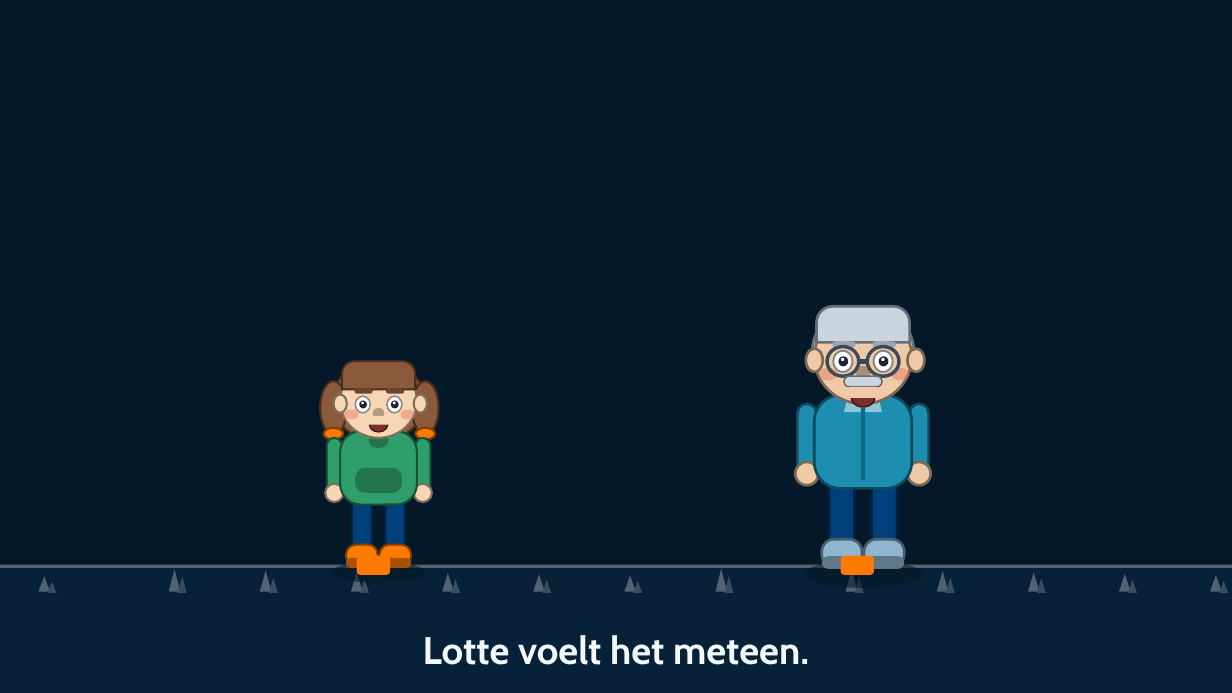
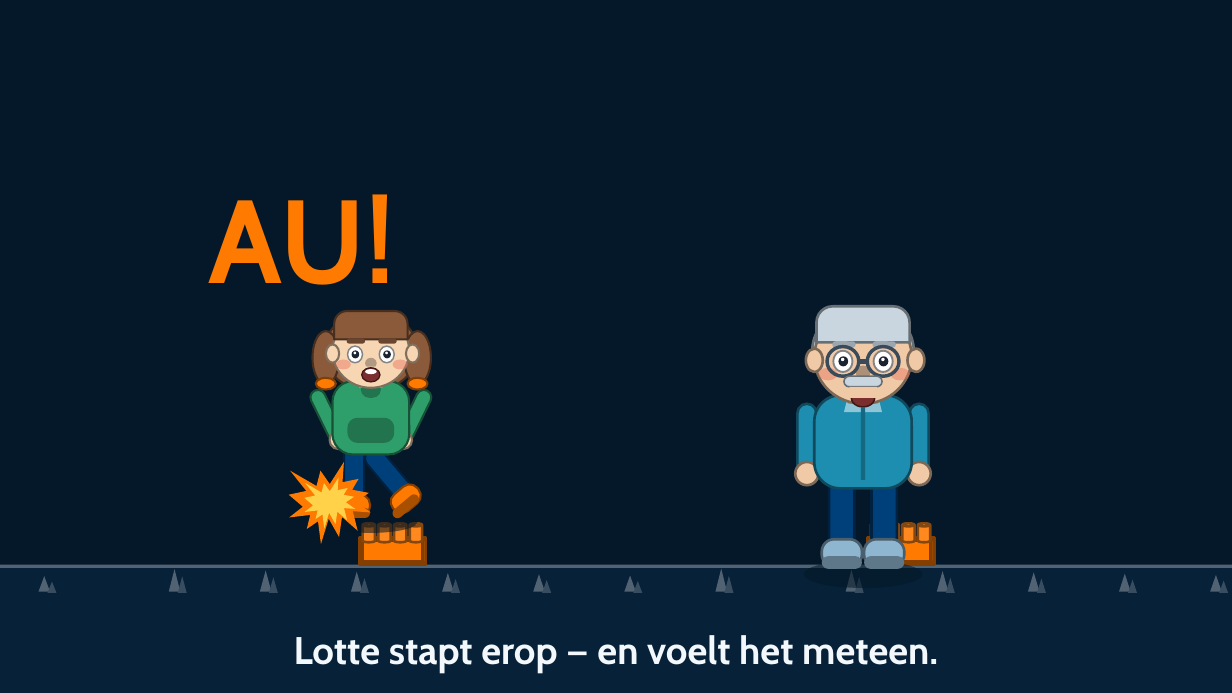
Before and after one commit to Dellfs/paradise-project, a slide deck: slide 4 of PARADISE_presentatie/PARADISE_animatie.pptx (slide 3 before the commit). Drawn at 1232x693 pixels with LibreOffice and Linux fonts; fonts in the diff are those of the drawing. Boxes give left, top, right and bottom in pixels: in the first picture for what was removed or moved away, otherwise in the second. Text is boxed around its words. In the diff, an @@ line names an element or a change of style, - is before the commit and + after.

```diff
--- a/PARADISE_presentatie/PARADISE_animatie.pptx
+++ b/PARADISE_presentatie/PARADISE_animatie.pptx
@@ text added at [209,194,395,285], 92 pt, text #FF7A00, bold @@
+AU!
@@ 11 ellipses, 5 rounded rectangles: place and size @@
-11 ellipses, 5 rounded rectangles at [321,361,439,582]
+11 ellipses, 5 rounded rectangles at [312,311,431,532]
@@ rounded rectangle at [307,388,345,444]: rotation 0 to 334 degrees @@
@@ rectangle: place and size @@
-rectangle at [368,416,389,424]
+rectangle at [360,366,382,366]
@@ 9 ellipses, 3 rounded rectangles, 1 rectangle, 1 round same rect: place and size @@
-9 ellipses, 3 rounded rectangles, 1 rectangle, 1 round same rect at [323,361,435,505]
+9 ellipses, 3 rounded rectangles, 1 rectangle, 1 round same rect at [316,311,428,454]
@@ rounded rectangle at [396,388,434,444]: rotation 0 to 26 degrees @@
@@ ellipse: place and size @@
-ellipse at [325,484,344,503]
+ellipse at [330,431,348,449]
@@ ellipse: place and size @@
-ellipse at [414,484,433,503]
+ellipse at [394,431,412,449]
@@ irregular seal added at [288,462,371,544], fill #FF7A00 @@
@@ irregular seal added at [304,478,355,529], fill #FFD24A @@
@@ rotation 0 to 320 degrees in 3 elements at [362,445,414,501], [387,480,425,517], [390,493,421,521] @@
@@ bevel added at [360,538,426,566], fill #FF7A00, outline #843F00 2.2 pt @@
@@ cylinder added at [362,523,374,543], fill #FF891E, outline #84470F 2 pt @@
@@ cylinder added at [378,523,390,543], fill #FF891E, outline #84470F 2 pt @@
@@ cylinder added at [394,523,406,543], fill #FF891E, outline #84470F 2 pt @@
@@ cylinder added at [409,523,421,543], fill #FF891E, outline #84470F 2 pt @@
@@ bevel added at [868,538,934,566], fill #FF7A00, outline #843F00 2.2 pt @@
@@ cylinder added at [871,523,883,543], fill #FF891E, outline #84470F 2 pt @@
@@ cylinder added at [886,523,898,543], fill #FF891E, outline #84470F 2 pt @@
@@ cylinder added at [902,523,914,543], fill #FF891E, outline #84470F 2 pt @@
@@ cylinder added at [918,523,930,543], fill #FF891E, outline #84470F 2 pt @@
@@ rounded rectangle removed at [357,555,390,575] @@
@@ rounded rectangle removed at [841,555,874,575] @@
@@ text at [294,635,938,674]: text changed @@
-Lotte voelt het meteen.
+Lotte stapt erop — en voelt het meteen.
```
Also in this commit, not shown: 8 other slides changed, 2 slides added, 1 slide removed, 6 other files.
